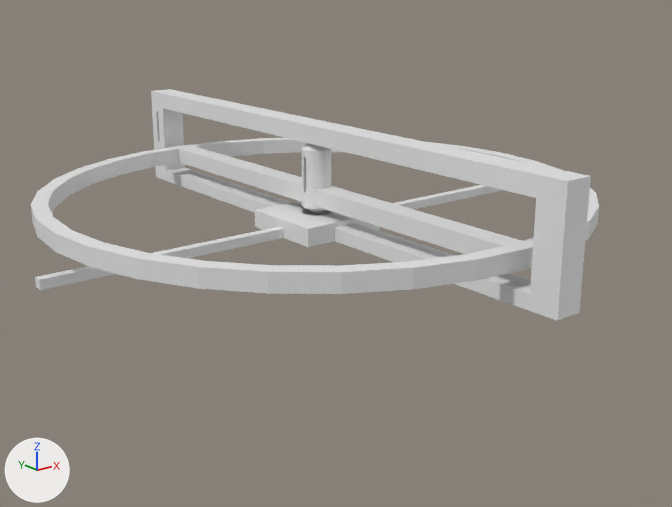
A saved change to the Blender file clock/testwheel/testwheel.blend.
Before and after are seen from a 50 mm camera at (-121.8, -159.0, 48.2) aimed at (1.1, -5.4, -13.2). Arrows for +X, +Y and +Z are at lower left; the lights stay in place.

Names of what the first picture shows: '00AWheel', '02APad'.
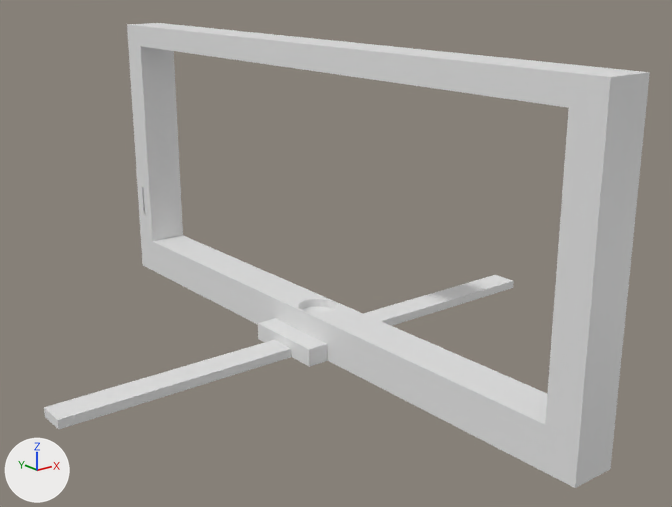
Not drawn themselves, but carrying or shaping drawn objects: ob_01shaft, ob_01tab, ob_02x, ob_00wheelneg, ob_02neg, ob_02legyupneg, ob_02negb, ob_00slice_001, ob_01ashaft, ob_02slice, ob_02legyup.

Location of each change, (x1, y1, x2, y2) in pixels of the pictures (672 x 507 px; the box of a moved part takes in the faces that stretch with it):
'02APad', moved, rescaled (9% wider, 100% taller): before (35, 89, 591, 321); after (44, 23, 650, 488)
'00AWheel', deleted, added, hidden: before (31, 138, 599, 294)
part 1 of me_cube_005, moved or reshaped: before (151, 89, 591, 321); after (127, 23, 650, 488)

The edits, one by one:
me_cube_005 has 8 vertices, 6 faces and spans x -1.0..1.0, y -1.0..1.0, z -1.0..1.0.
me_cube_005 is used by ob_02legyup; location (0.0, 0.0, 3.228); scale (2.93, 69.2, 11.8).
me_cube_005 part 1: the whole mesh is scaled about its middle by (1, 1, 0.866), then moved by (0.0, 0.0, -0.13).
Mesh me_cylinder_002_1 is new.
It is a UV sphere (32 segments, 3 rings, poles along z) spanning x -1.0..1.0, y -1.0..1.0, z -1.23..1.23.
Object '02X' (ob_02x) moves from (0.0, 0.0, -7.63) to (0.0, 0.0, -34.75).
Object '02X' (ob_02x) is rescaled from (64.0, 1.0, 1.0) to (64.0, 3.31, 1.0).
Object '00WheelNeg' (ob_00wheelneg) is rescaled from (56.7, 56.7, 3.88) to (54.0, 54.0, 25.7).
Object '02neg' (ob_02neg) moves from (0.0, 0.0, -2.615) to (0.0, 0.0, -27.02).
Object '02legYUPneg' (ob_02legyupneg) moves from (0.0, 0.0, 2.743) to (0.0, 0.0, 0.0363).
Object '02legYUPneg' (ob_02legyupneg) is rescaled from (3.86, 63.1, 8.39) to (22.6, 69.7, 26.9).
Object '02negB' (ob_02negb) moves from (0.0, 0.0, 9.046) to (0.0, 0.0, 26.21).
Object '00slice.001' (ob_00slice_001) moves from (0.0, 0.0, 4.073) to (0.0, 0.0, -16.0).
Object '01Shaft' (ob_01shaft) is deleted.
Object '00AWheel' (ob_00awheel) is rescaled from (60.0, 60.0, 1.85) to (60.0, 60.0, 6.67).
Object '00AWheel' (ob_00awheel) has a BOOLEAN modifier named 'Boolean.001'.
On modifier 'Boolean.001' of object '00AWheel' (ob_00awheel), object goes from ob_01shaft to ob_01ashaft.
Object '00AWheel' (ob_00awheel) gains a BOOLEAN modifier named 'Boolean.003'.
Modifier setting: solver = 'FLOAT'.
Object '00AWheel' (ob_00awheel) gains a BOOLEAN modifier named 'Boolean.004'.
Modifier setting: solver = 'FLOAT'.
Object '00AWheel' (ob_00awheel) is now hidden.
Object '02slice' (ob_02slice) moves from (0.0, 66.25, 5.86) to (0.0, 73.61, -16.0).
Object '02legYUP' (ob_02legyup) moves from (0.0, 0.0, 3.228) to (0.0, 0.0, 3.465).
Object '02legYUP' (ob_02legyup) is rescaled from (2.93, 69.2, 11.8) to (4.88, 76.8, 39.2).
Object '02APad' (ob_02apad) moves from (0.0, 0.0, -6.6) to (0.0, 0.0, -33.8).
Object '01AShaft' (ob_01ashaft) is new; it shows me_cylinder_002_1.
Its location is (0.0, 0.0, -0.891).
Its scale is (3.23, 3.23, 24.2).
It gains a BOOLEAN modifier named 'Boolean'.
Modifier setting: object = ob_01tab.
Modifier setting: operation = 'UNION'.
Modifier setting: solver = 'FLOAT'.
Its hide viewport is True.
Object '01tab' (ob_01tab) is new; it shows a copy of the mesh of ob_00awheel.
Its location is (0.0, 0.0, 14.02).
Its scale is (10.8, 3.58, 3.77).
Its hide viewport is True.
